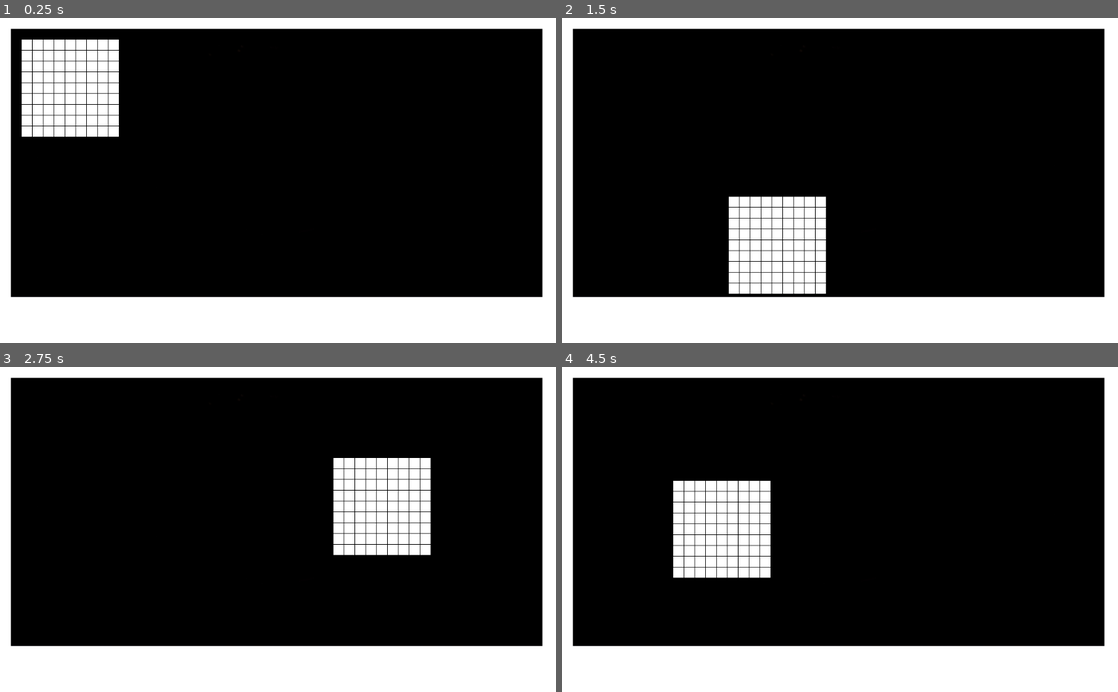
Above: before the commit, frames 1-4 (two rows, left to right).
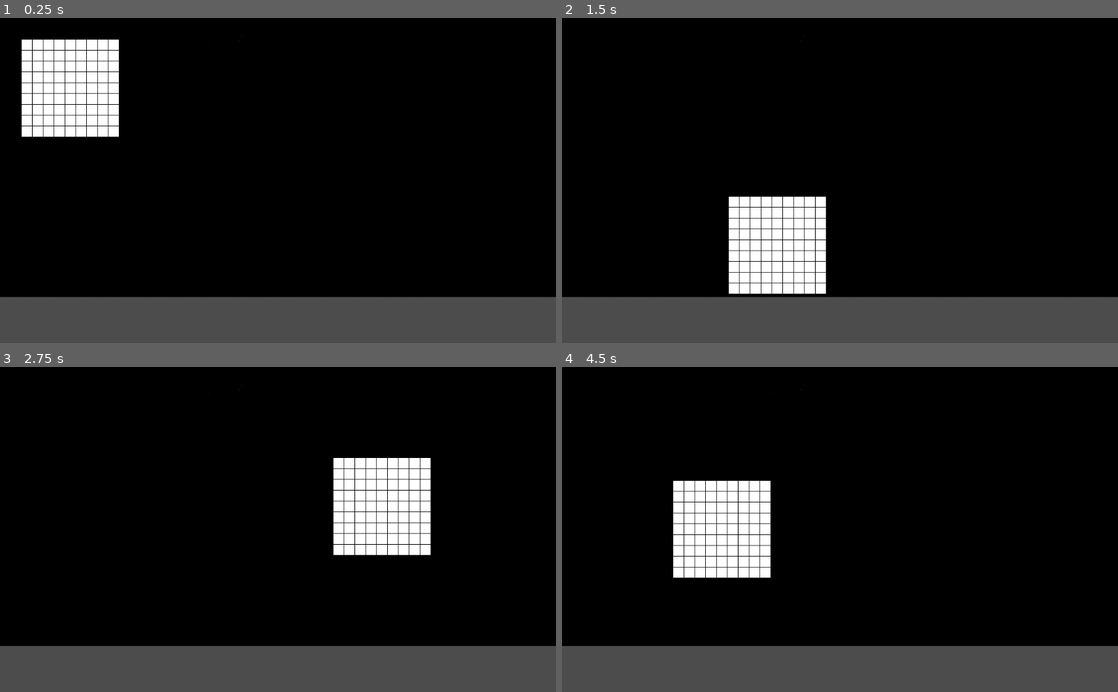
Above: after the commit, the same moments.

Repository: tartempion-sdr/chromino-V2
Game: Godot game, scene res://Node2D.tscn
Two runs of this game, one before a commit and one after it. Both use one fixed random seed, a clock stepped at 60 frames per second and the inputs below.
Inputs (mouse positions are in pixels of both pictures, inside the frame that each line leads up to):
- Up to frame 1 (0.25 s): no input
- Up to frame 2 (1.5 s): tap Enter at 0.5 s; move the mouse to (962, 164) at 0.52 s; click (962, 164) at 0.67 s; tap Space at 1.25 s; move the mouse to (728, 196) at 1.27 s; click (728, 196) at 1.42 s
- Up to frame 3 (2.75 s): tap Enter at 2 s; move the mouse to (333, 458) at 2.02 s; click (333, 458) at 2.17 s
- Up to frame 4 (4.5 s): tap Space at 2.75, 4.25 s; move the mouse to (812, 594) at 2.77 s; click (812, 594) at 2.92 s; tap Enter at 3.5 s; move the mouse to (1006, 578) at 3.52 s; click (1006, 578) at 3.67 s; move the mouse to (673, 480) at 4.27 s; click (673, 480) at 4.42 s

The runs differ from the first frame. In frame 1, 21% of the frame differs, in the area x 0-100%, y 0-100%; in frame 2, 21%; in frame 3, 21%; in frame 4, 21%.

Commit message:
zoom scroll etape 1/2

Diff:
--- a/Node2D.gd
+++ b/Node2D.gd
@@ -1,5 +1,6 @@
 extends Node2D
-var time = 0
+var ecart = 20
+var taille = 1
 var scene = preload("res://Area2D.tscn")
 var x = 40
 var y = 40
@@ -47,6 +48,9 @@
 			var child = get_child(num)
 
 			if child is Area2D:
+
+				child.scale.x = taille
+				child.scale.y = taille
 				child.position = Vector2(x, y)
 				num += 1
 			x = mouse_position.x
@@ -73,13 +77,11 @@
 		if event.button_index == BUTTON_WHEEL_UP:
 			# Action pour le défilement vers le haut
 			print("Défilement vers le haut")
-			for child in get_children():
-				if child is Area2D:
-			# Modifier la position de l'enfant
-					print("up")
+			taille -= 0.1
+			souris_pos_plateau()
+
 		elif event.button_index == BUTTON_WHEEL_DOWN:
 			# Action pour le défilement vers le bas
 			print("Défilement vers le bas")
-		elif event.button_index == BUTTON_LEFT and event.pressed:
-		# Action pour le clic gauche
-			print("Clic gauche")
+			taille += 0.1
+			souris_pos_plateau()
--- a/Node2D.tscn
+++ b/Node2D.tscn
@@ -1,26 +1,14 @@
-[gd_scene load_steps=5 format=2]
+[gd_scene load_steps=4 format=2]
 
 [ext_resource path="res://assets/colors/black.jpg" type="Texture" id=1]
-[ext_resource path="res://assets/colors/carre-blanc.png" type="Texture" id=2]
 [ext_resource path="res://Node2D.gd" type="Script" id=3]
 [ext_resource path="res://Area2D.tscn" type="PackedScene" id=4]
 
 [node name="Node2D" type="Node2D"]
 script = ExtResource( 3 )
 
-[node name="TextureRect_2" type="TextureRect" parent="."]
-margin_right = 1032.0
-margin_bottom = 601.0
-texture = ExtResource( 2 )
-expand = true
-__meta__ = {
-"_edit_use_anchors_": false
-}
-
-[node name="TextureRect_1" type="TextureRect" parent="TextureRect_2"]
-margin_left = 20.0
-margin_top = 20.0
-margin_right = 999.0
+[node name="TextureRect_1" type="TextureRect" parent="."]
+margin_right = 1026.0
 margin_bottom = 515.0
 texture = ExtResource( 1 )
 expand = true
